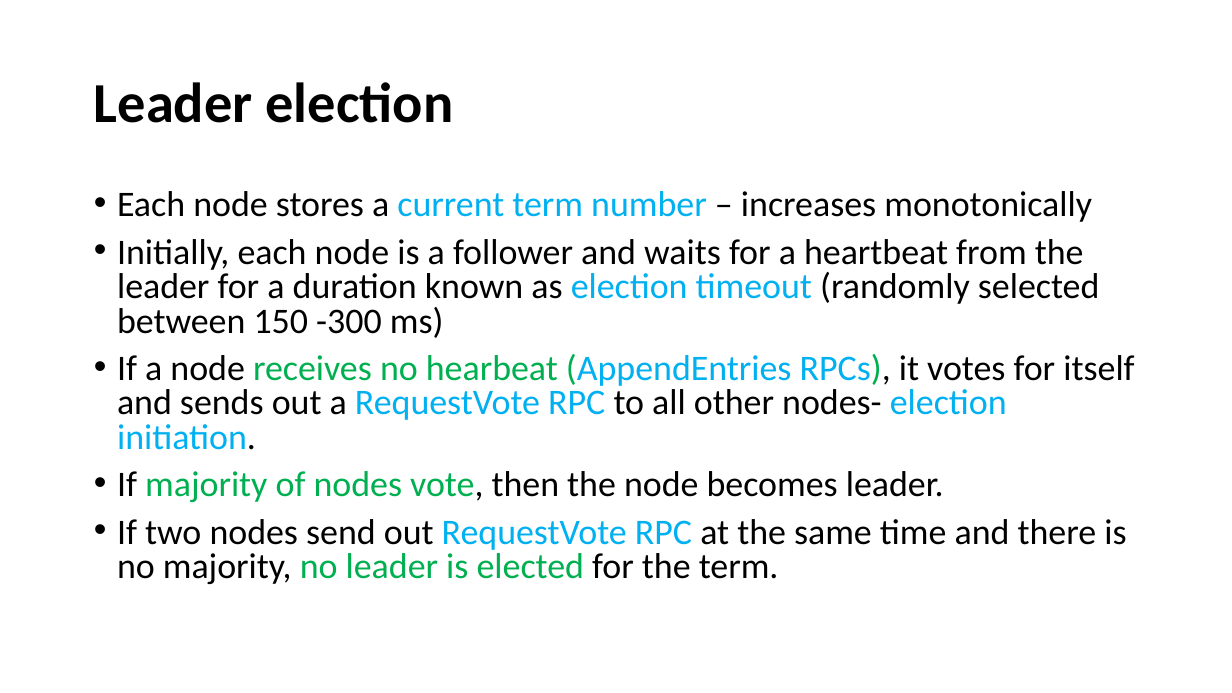
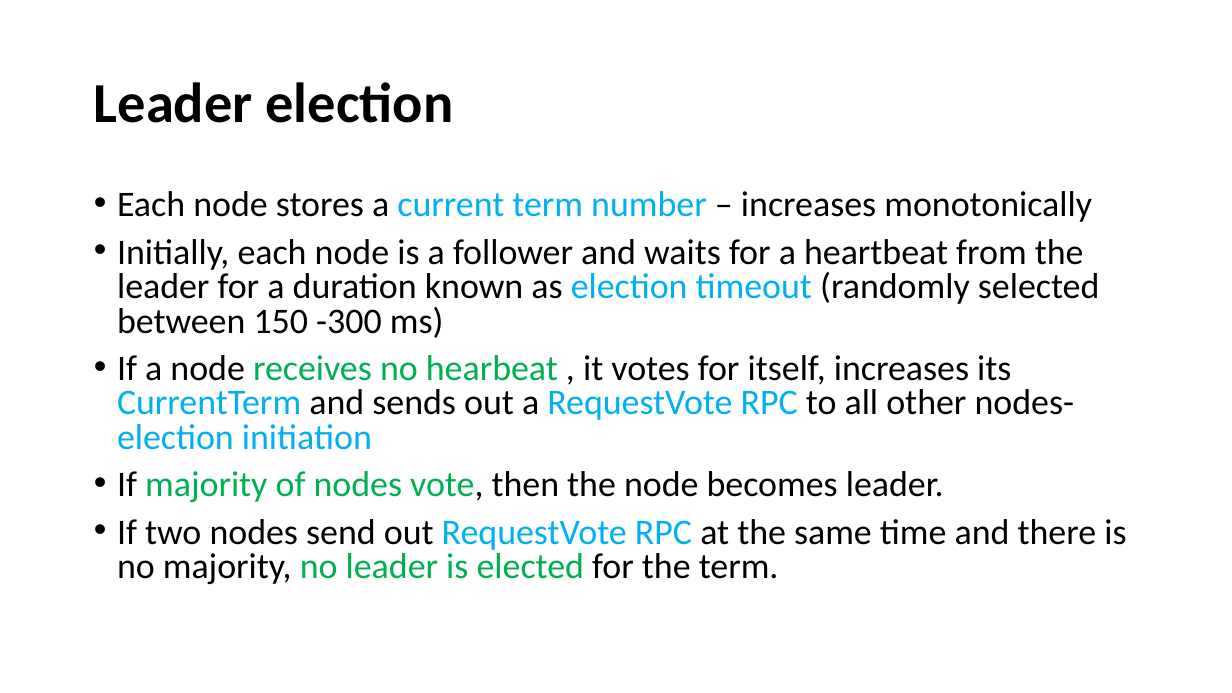
Before and after one commit to paulsaswata/public, a slide deck: slide 6 of The Raft Consensus Algorithm.pptx. Drawn at 1232x693 pixels with LibreOffice and Linux fonts; fonts in the diff are those of the drawing. Boxes give left, top, right and bottom in pixels: in the first picture for what was removed or moved away, otherwise in the second. Text is boxed around its words. In the diff, an @@ line names an element or a change of style, - is before the commit and + after.

```diff
--- a/The Raft Consensus Algorithm.pptx
+++ b/The Raft Consensus Algorithm.pptx
@@ text at box(117, 355, 1074, 450): text changed @@
-• If a node receives no hearbeat (AppendEntries RPCs), it votes for itself and sends out a RequestVote RPC to all other nodes- election initiation.
+• If a node receives no hearbeat , it votes for itself, increases its CurrentTerm and sends out a RequestVote RPC to all other nodes- election initiation
```
Also in this commit, not shown: 5 other slides changed.
